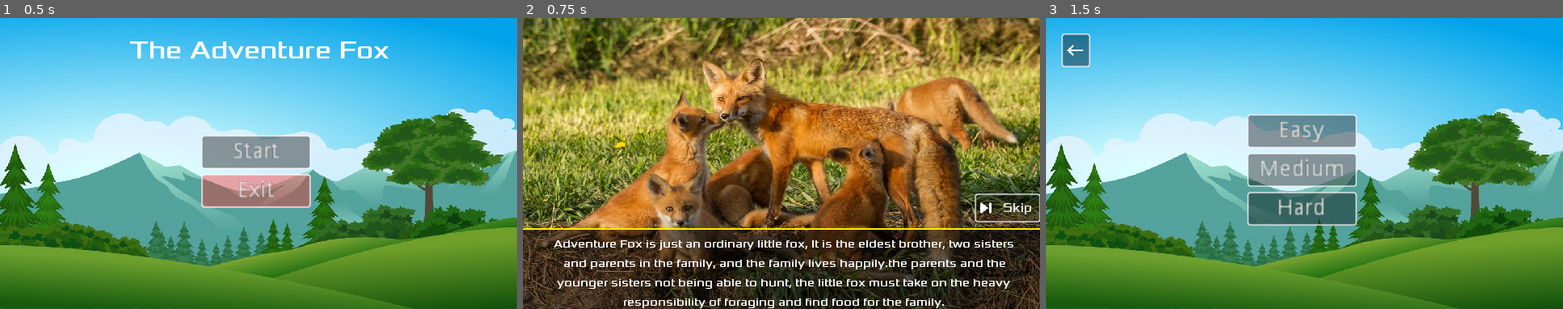
Above: before the commit, frames 1-3 (left to right).
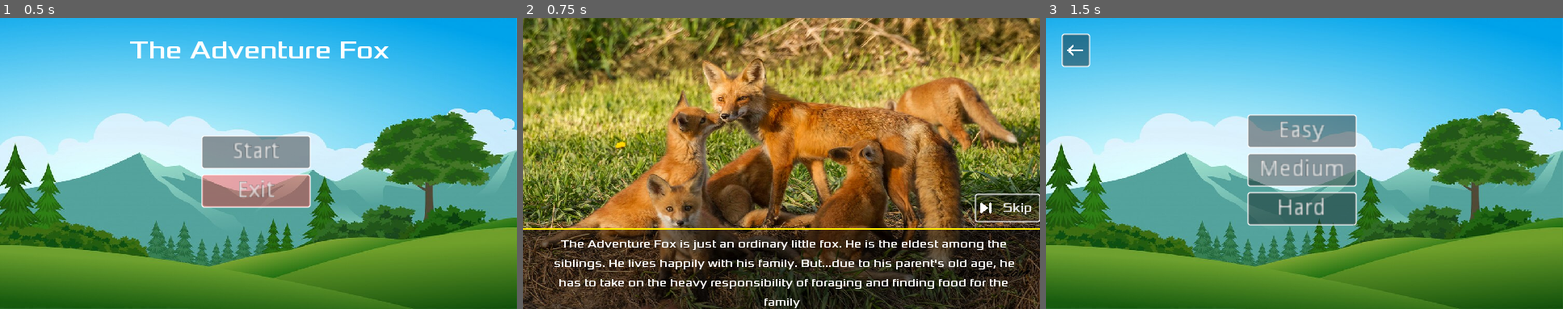
Above: after the commit, the same moments.

Repository: VictorDoom022/TheAdventureFox
Game: Godot game, scene res://Main.tscn
Two runs of this game, one before a commit and one after it. Both use one fixed random seed, a clock stepped at 60 frames per second and the inputs below.
Inputs:
- Up to frame 1 (0.5 s): no input
- Up to frame 2 (0.75 s): click "Start" at 0.5 s
- Up to frame 3 (1.5 s): click "Skip" at 1.25 s

Frame 1 is identical in both runs. In frame 2, 3.9% of the frame differs, in the area x 5-95%, y 76-100%; in frame 3, nothing differs.

Commit message:
Story line changes

Diff:
--- a/Story.gd
+++ b/Story.gd
@@ -2,11 +2,11 @@
 
 var count = 0
 var story = [
-	"Adventure Fox is just an ordinary little fox, It is the eldest brother, two sisters and parents in the family, and the family lives happily.the parents and the younger sisters not being able to hunt, the little fox must take on the heavy responsibility of foraging and find food for the family.",
-	"One day, when the fox came back from hunting as usual, he found that his home had been destroyed, his parents and sister were dead. The little fox is very sad.",
-	"The little fox ran to ask the 'sensible dog' outside the green forest for details. Only then did the little fox know that a group of mutated bats had come to this green forest, and many animals had already suffered.",
-	"It wanted to avenge the lost family, so it went to the village where humans lived and wanted to learn from humans how to defeat bats. The little fox was very lucky, it met a family and adopted him. ",
-	"A year later, the little fox has learned a lot from humans and said goodbye to the humans who adopted it. The little fox is grateful for them, but it has to avenge the family. So the little fox returned to the green forest and started his own adventure.",
+	"The Adventure Fox is just an ordinary little fox. He is the eldest among the siblings. He lives happily with his family. But...due to his parent's old age, he has to take on the heavy responsibility of foraging and finding food for the family",
+	"One day, when the fox came back from hunting, as usual. He found that his home had been destroyed, and his family members were all dead. The little fox is very sad and furious.",
+	"The little fox ran to ask the 'sensible dog' outside the green forest for details. Only then did the little fox know that a group of mutated bats had come to this green forest, and many animals have died.",
+	"He wanted to avenge his lost family, so he went to the village where humans lived and learned how to defeat the bats from them. The little fox was very lucky, he met a family and adopted him. ",
+	"A year later, the little fox has learned a lot from humans and said goodbye to the humans who adopted him. The little fox is grateful for them, but he has to avenge his family. So the little fox returned to the green forest and started his own adventure. Here starts the journey of his revenge..."
 ]
 
 
